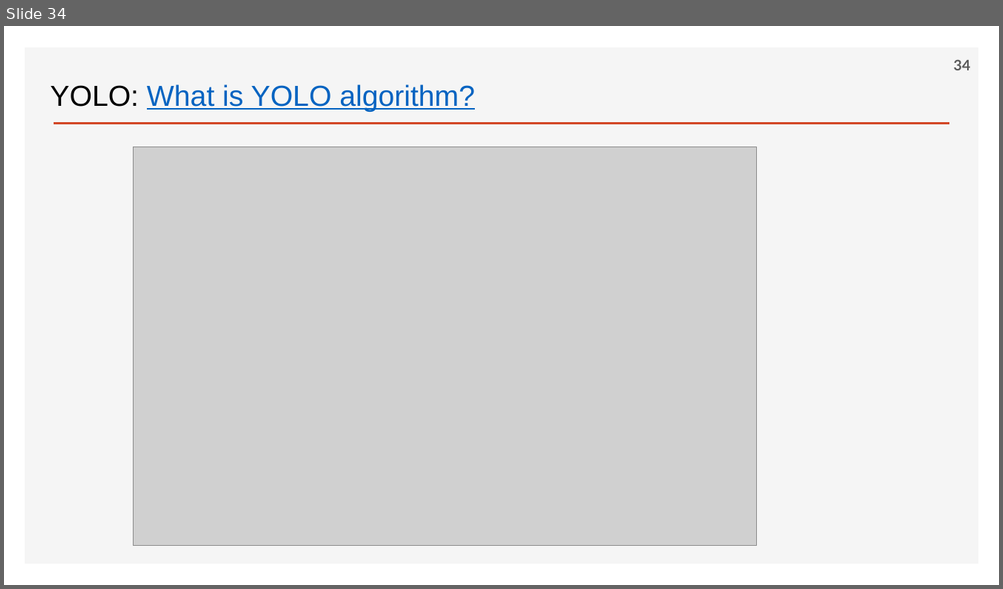
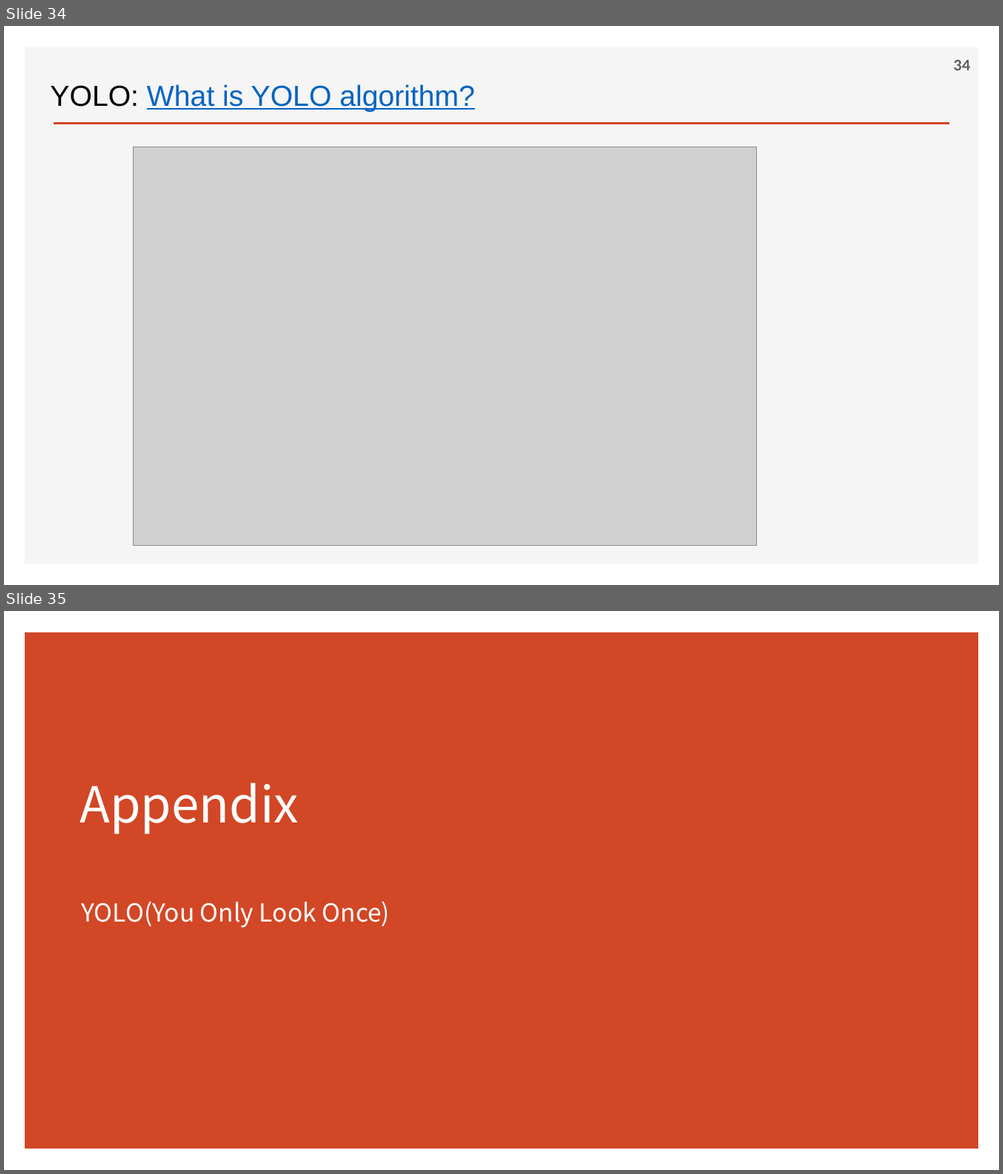
Before and after one commit to ancestor9/2026_Fall_Deep-Learning-with-Python, a slide deck: Chapter 12 Object detection.pptx. Shown one above the other, each under a label of ours: slide 34 before the commit, slides 34 and 35 after it. The pictures are 1003x589 and 1003x1174 pixels, drawn with LibreOffice and Linux fonts; fonts in the diff are those of the drawing; grey boxes stand for pictures; background and template pictures are left out. Boxes give left, top, right and bottom in pixels: in the first picture for what was removed or moved away, otherwise in the second. Text is boxed around its words. In the diff, an @@ line names an element or a change of style, - is before the commit and + after.

```diff
--- a/Chapter 12 Object detection.pptx
+++ b/Chapter 12 Object detection.pptx
@@ slide 35 added at (x1=4, y1=611, x2=999, y2=1170), background #FFFFFF @@
@@ rectangle added at (x1=25, y1=632, x2=979, y2=1150), fill #D24726 @@
@@ title added at (x1=79, y1=783, x2=299, y2=834), 48 pt, text #FFFFFF @@
+Appendix
@@ text added at (x1=82, y1=901, x2=390, y2=928), 24 pt, text #FFFFFF @@
+YOLO(You Only Look Once)
```
Also in this commit, not shown: 15 slides changed, 2 other slides added.
